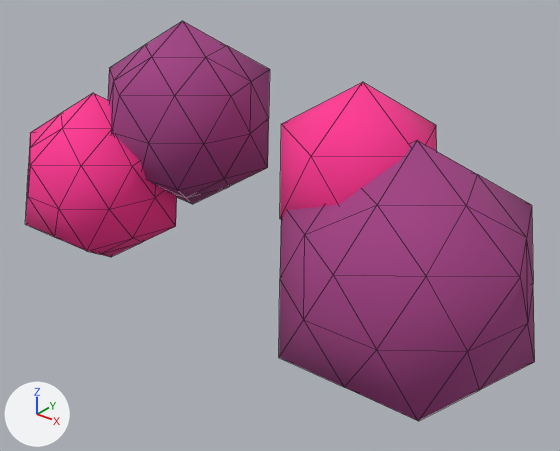
Two versions of the glTF model src/assets/3d/treered.glb, one commit apart.
One viewpoint serves both versions: a 50 mm camera at (5.8, -4.06, 6.27) aimed at (1.06, 1.87, 2.59). The lights are fixed; the arrows at lower left show +X, +Y and +Z. Mesh edges are drawn as thin lines. Where no turn or scale is listed for an object, it has been applied to the vertices.

The older version as bpy lines, for what is in view:
```python
ob_cube = bpy.data.objects.new('Cube', None)
ob_cube.location = (-0.022, 0.846, 0.051)
ob_cube.rotation_euler = (0.0, 0.0, -1.554)  # degrees (0, 0, -89)
ob_ทรงกลม_ico = bpy.data.objects.new('ทรงกลม Ico', me_ทรงกลม_ico)
ob_ทรงกลม_ico.location = (-1.022, 1.174, 2.824)
ob_ทรงกลม_ico_001 = bpy.data.objects.new('ทรงกลม Ico.001', me_ทรงกลม_ico_001)
ob_ทรงกลม_ico_001.location = (-0.279, 1.877, 3.542)
ob_ทรงกลม_ico_002 = bpy.data.objects.new('ทรงกลม Ico.002', me_ทรงกลม_ico_002)
ob_ทรงกลม_ico_002.location = (1.992, 1.93, 3.435)
ob_ทรงกลม_ico_003 = bpy.data.objects.new('ทรงกลม Ico.003', me_ทรงกลม_ico_003)
ob_ทรงกลม_ico_003.location = (2.682, 1.786, 2.525)
```
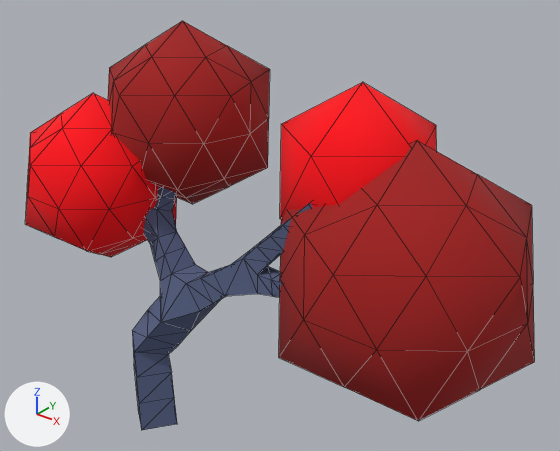
Scene script edits in JSON lines:
```json
{"op": "set", "path": "mat_ว_สด__002.base_color", "old": "(1.0, 0.0382, 0.296)", "new": "(1.0, 0.0, 0.00518)", "note": "pink #ff3794 -> red #ff0010"}
{"op": "set", "path": "mat_ว_สด.base_color", "old": "(0.356, 0.0529, 0.231)", "new": "(0.356, 0.011, 0.0103)", "note": "pink #a14184 -> red #a11b1a"}
{"block": "mat_ว_สด__003", "where": "n2 = _N.new('ShaderNodeMix'); n2.name = 'Mix'"}
{"op": "set", "path": "n2.inputs[7].default_value", "old": "(1.0, 0.0382, 0.296, 1.0)", "new": "(1.0, 0.0, 0.00518, 1.0)", "note": "'B', pink #ff3794 -> 'B', red #ff0010"}
{"op": "set", "path": "mat_ว_สด__004.base_color", "old": "(0.356, 0.0529, 0.231)", "new": "(0.356, 0.011, 0.0103)", "note": "pink #a14184 -> red #a11b1a"}
{"op": "add", "block": "mat_material", "code": ["mat_material = principled_material('Material')", "mat_material.base_color = (0.096, 0.125, 0.238)  # blue #576386", "mat_material.roughness = 1.0"]}
{"op": "add", "block": "me_cube", "code": ["me_cube = bpy.data.meshes.new('Cube')", "me_cube.from_pydata(...)  # 150 vertices, 296 faces; spans x -0.7..0.29, y -1.01..2.57, z -0.04..3.39", "me_cube.materials.append(mat_material)  # blue #576386"]}
{"op": "set", "path": "ob_cube", "old": "bpy.data.objects.new('Cube', None)", "new": "bpy.data.objects.new('Cube', me_cube)"}
```

Boxes (x1, y1, x2, y2) around the edits, measured in the pictures (560 x 451 px):
```json
{"object": "ทรงกลม Ico.003", "change": "recoloured", "before": [279, 140, 535, 421], "after": [279, 140, 535, 421]}
{"object": "ทรงกลม Ico.001", "change": "recoloured", "before": [108, 21, 270, 204], "after": [108, 21, 270, 204]}
{"object": "ทรงกลม Ico", "change": "recoloured", "before": [26, 93, 177, 257], "after": [26, 93, 177, 257], "on screen": "pink to red"}
{"object": "Cube", "change": "now drawn", "after": [132, 186, 313, 430], "on screen": "blue"}
{"object": "ทรงกลม Ico.002", "change": "surface changed", "before": [280, 82, 437, 219], "after": [280, 82, 437, 219], "on screen": "pink to red"}
```
